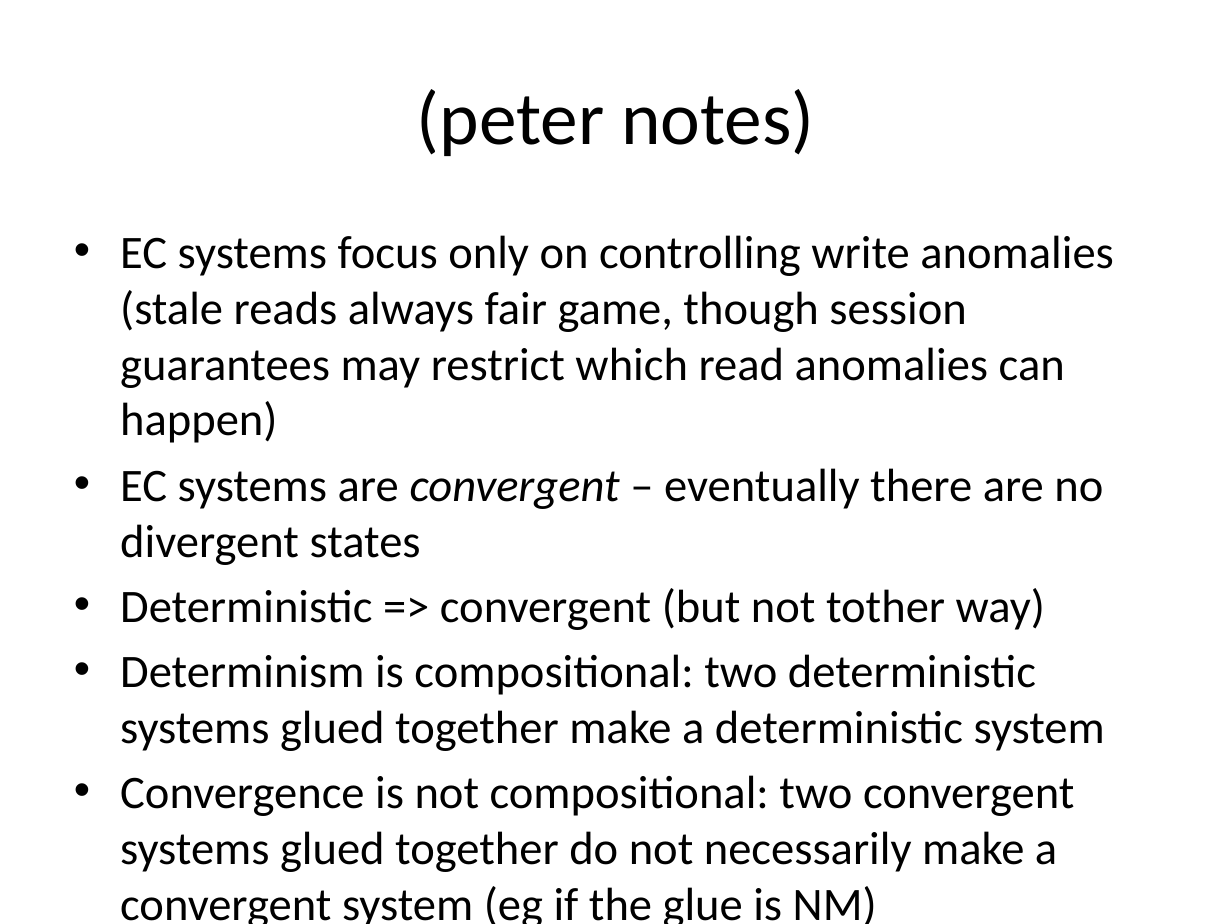
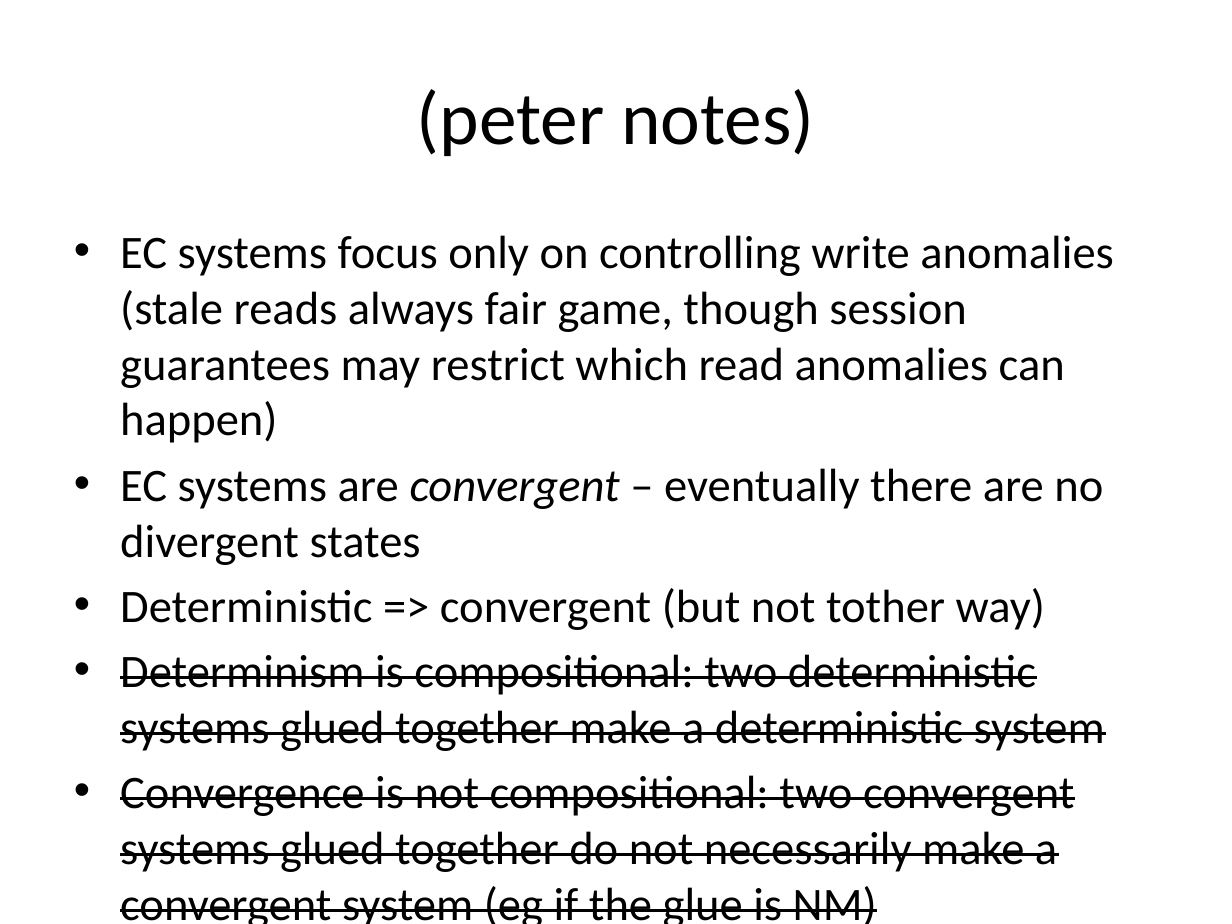
Before and after one commit to declarativitydotnet/declarativity, a slide deck: slide 35 of socc12-bloom-tutorial/slides/bloom-tutorial.pptx (slide 26 before the commit). Drawn at 1232x924 pixels with LibreOffice and Linux fonts; fonts in the diff are those of the drawing. Boxes give left, top, right and bottom in pixels: in the first picture for what was removed or moved away, otherwise in the second. Text is boxed around its words. In the diff, an @@ line names an element or a change of style, - is before the commit and + after.

```diff
--- a/socc12-bloom-tutorial/slides/bloom-tutorial.pptx
+++ b/socc12-bloom-tutorial/slides/bloom-tutorial.pptx
@@ text at <box>120,654,1105,924</box>: strikethrough on in "Determinism is compositional: two deterministic systems glue ...", "Convergence is not compositional: two convergent systems ..." @@
```
Also in this commit, not shown: 2 slides added.
